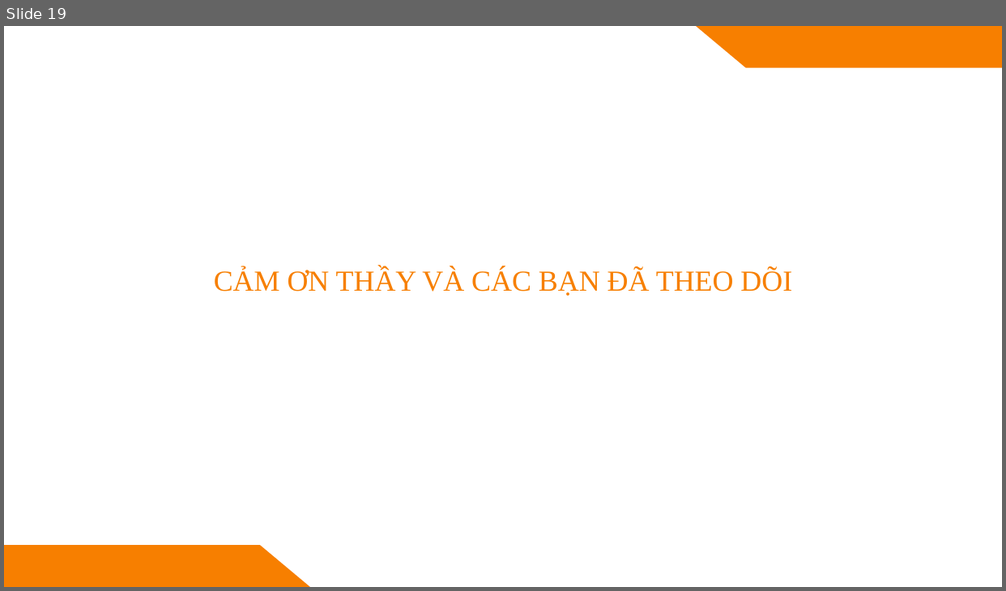
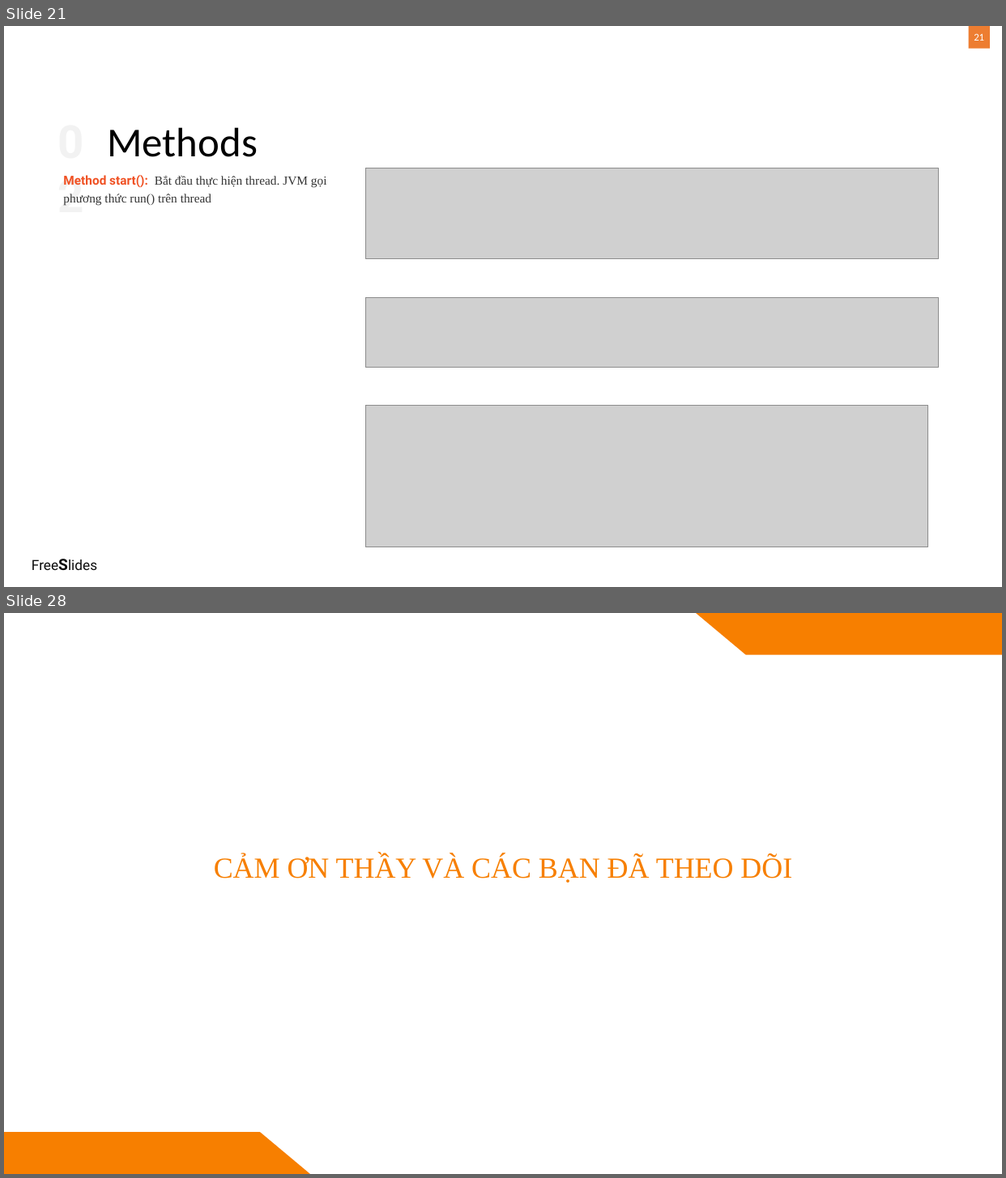
Before and after one commit to tingold0501/Nhom5_GiuaKy_AOOP, a slide deck: Bài thuyết trình.pptx. Shown one above the other, each under a label of ours: slide 19 before the commit, slides 21 and 28 after it; the slides between them are not shown. The pictures are 1006x591 and 1006x1178 pixels, drawn with LibreOffice and Linux fonts; fonts in the diff are those of the drawing; grey boxes stand for pictures. Boxes give left, top, right and bottom in pixels: in the first picture for what was removed or moved away, otherwise in the second. Text is boxed around its words. In the diff, an @@ line names an element or a change of style, - is before the commit and + after.

```diff
--- a/Bài thuyết trình.pptx
+++ b/Bài thuyết trình.pptx
@@ slide 21 added at [4, 26, 1002, 587], background #FFFFFF @@
@@ rectangle added at [968, 26, 990, 49], fill #ED7D31 @@
@@ page number added at [974, 33, 984, 41], 10 pt, text #FFFFFF @@
+21
@@ text added at [57, 110, 108, 169], 44 pt, text #F2F2F2, bold @@
+02
@@ title added at [108, 127, 258, 157], 39.6 pt, text #000000 @@
+Methods
@@ picture added at [365, 168, 939, 258] @@
@@ text added at [63, 175, 327, 206], 12 pt, text #333333 @@
+Method start(): Bắt đầu thực hiện thread. JVM gọi phương thức run() trên thread
@@ picture added at [365, 297, 939, 367] @@
@@ picture added at [365, 406, 928, 547] @@
@@ text added at [29, 553, 127, 575], 13.5 pt, text #0D0D0D @@
+FreeSlides
@@ what was slide 19 is now slide 28 @@
```
Also in this commit, not shown: 1 slide changed, 8 other slides added, 6 other files.
